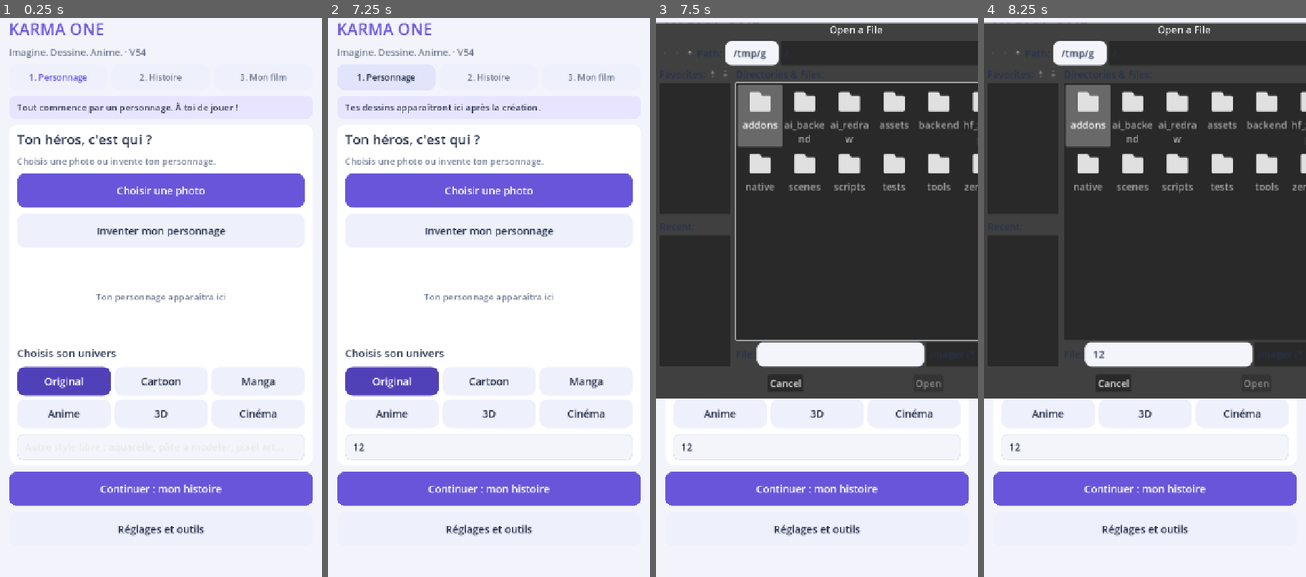
Above: before the commit, frames 1-4 (left to right).
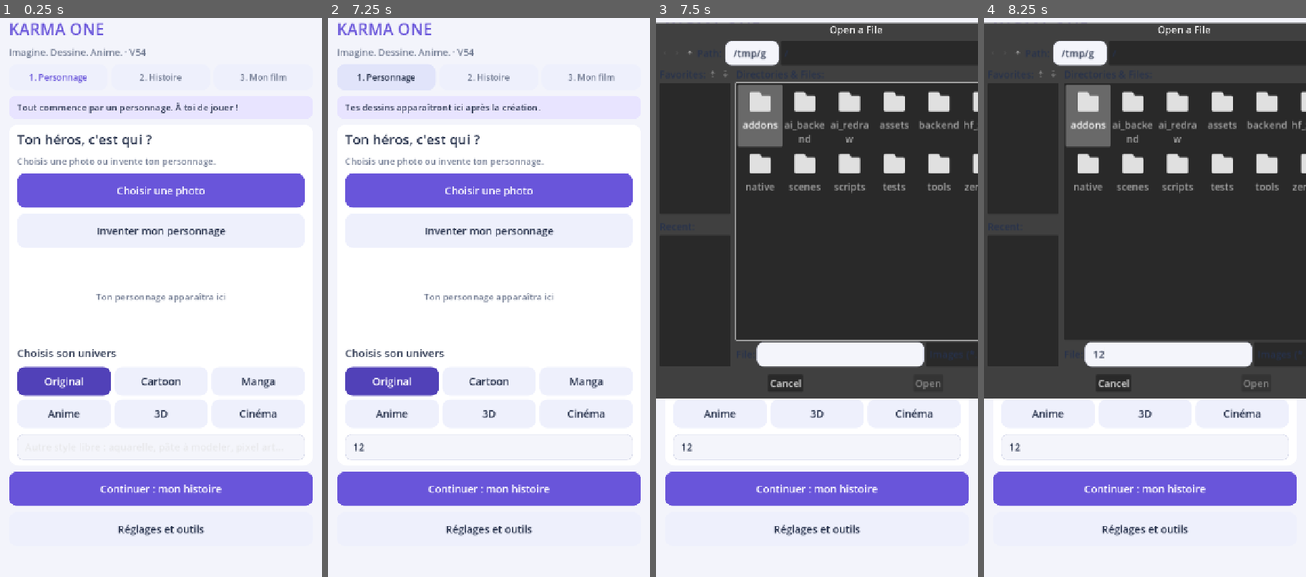
Above: after the commit, the same moments.

Repository: ericjamesempere-stack/MobileI2V-Xiaomi-
Game: Godot game, scene res://scenes/main.tscn
Two runs of this game, one before a commit and one after it. Both use one fixed random seed, a clock stepped at 60 frames per second and the inputs below.
Inputs (mouse positions are in pixels of both pictures, inside the frame that each line leads up to):
- Up to frame 1 (0.25 s): no input
- Up to frame 2 (7.25 s): click (489, 448) at 0.52 s; type "12" at 0.6 s; click "1. Personnage" at 1.25 s; click "2. Histoire" at 2 s; click (489, 230) at 2.77 s; type "Alex" at 2.85 s; click "3. Mon film" at 3.5 s; click "Agrandir et vérifier les dess…" at 4.25 s; click "Voir défiler mes dessins" at 5 s; click "Partager ma vidéo" at 5.75 s; click "1. Personnage" at 6.5 s
- Up to frame 3 (7.5 s): click "Choisir une photo" at 7.25 s
- Up to frame 4 (8.25 s): click (1167, 353) at 8.02 s; type "12" at 8.1 s

Frames 1-2 are identical in both runs. In frame 3, 0.1% of the frame differs, in the area x 49-99%, y 13-67%; in frame 4, 0.1%.

Commit message:
V54: preserve imported photos and approved drawings when remote AI fails or hits quota

Diff:
--- a/scripts/storyboard.gd
+++ b/scripts/storyboard.gd
@@ -1899,16 +1899,6 @@
     if description.is_empty():
         status.text = "Decris le personnage a creer dans le champ Personnage."
         return
-    imported_path = ""
-    sources.clear()
-    paths.clear()
-    accepted.clear()
-    plan.clear()
-    explicit_rejections.clear()
-    review_fingerprint = ""
-    review_check.set_pressed_no_signal(false)
-    preview.texture = null
-    contact_sheet.texture = null
     ai_running = true
     status.text = "Création de ton personnage… Cela peut prendre un petit moment."
     var worker: Node = load("res://scripts/hf_studio_generator.gd").new()
@@ -1918,7 +1908,7 @@
     worker.queue_free()
     ai_running = false
     if not result.get("ok", false):
-        status.text = str(result.get("error", "Generation echouee."))
+        status.text = str(result.get("error", "Generation echouee.")) + " Ta photo et tes dessins existants sont conserves."
         return
     var folder: String = "user://projects/reference_ai_%d" % Time.get_ticks_usec()
     if DirAccess.make_dir_recursive_absolute(ProjectSettings.globalize_path(folder)) != OK:
